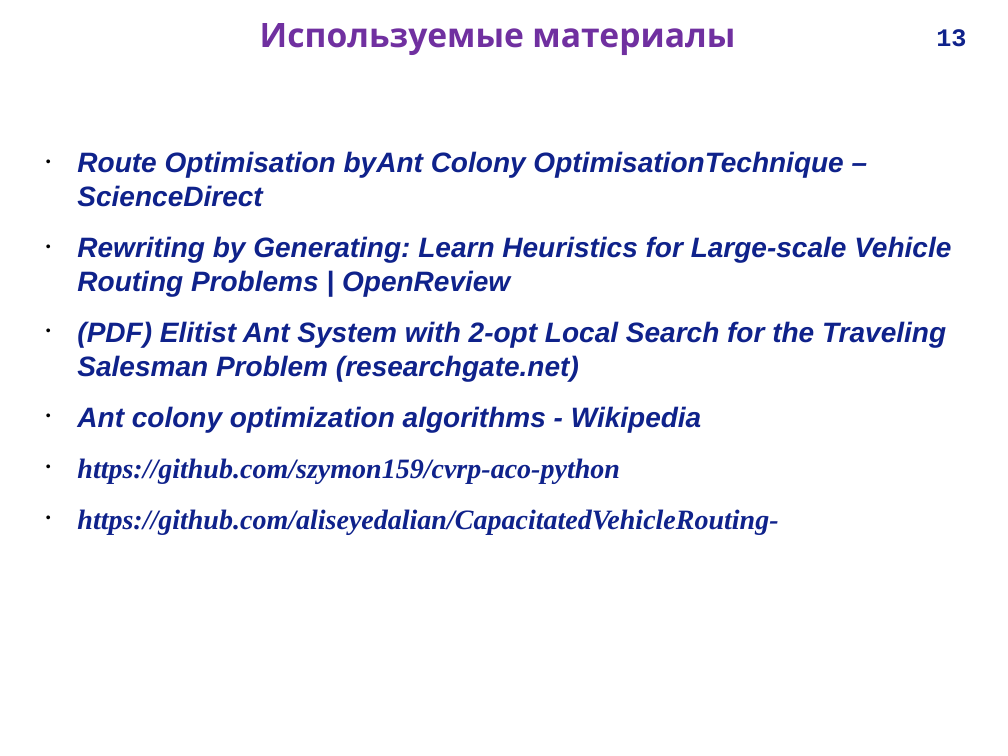
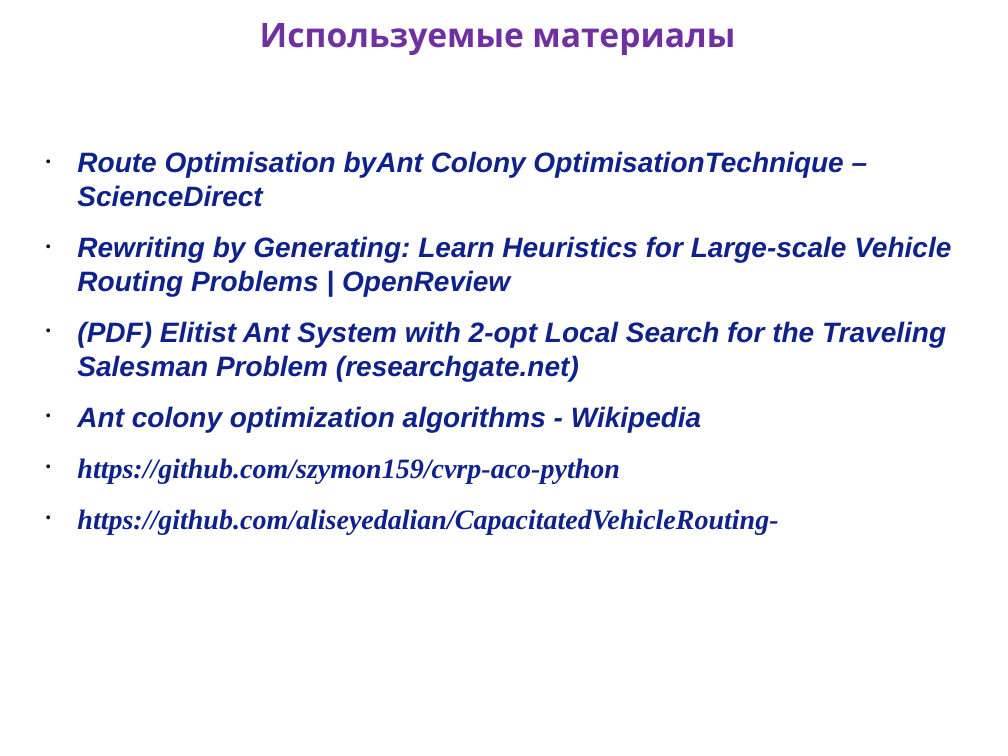
Before and after one commit to Bugdol/wild3, a slide deck: slide 13 of Презентация Долуханян.ppt. Drawn at 1008x756 pixels with LibreOffice and Linux fonts; fonts in the diff are those of the drawing; background and template pictures are left out. Boxes give left, top, right and bottom in pixels: in the first picture for what was removed or moved away, otherwise in the second. Text is boxed around its words. In the diff, an @@ line names an element or a change of style, - is before the commit and + after.

```diff
--- a/Презентация Долуханян.ppt
+++ b/Презентация Долуханян.ppt
@@ page number removed at (936, 29, 966, 47) @@
-13
```
Also in this commit, not shown: 2 other slides changed.
